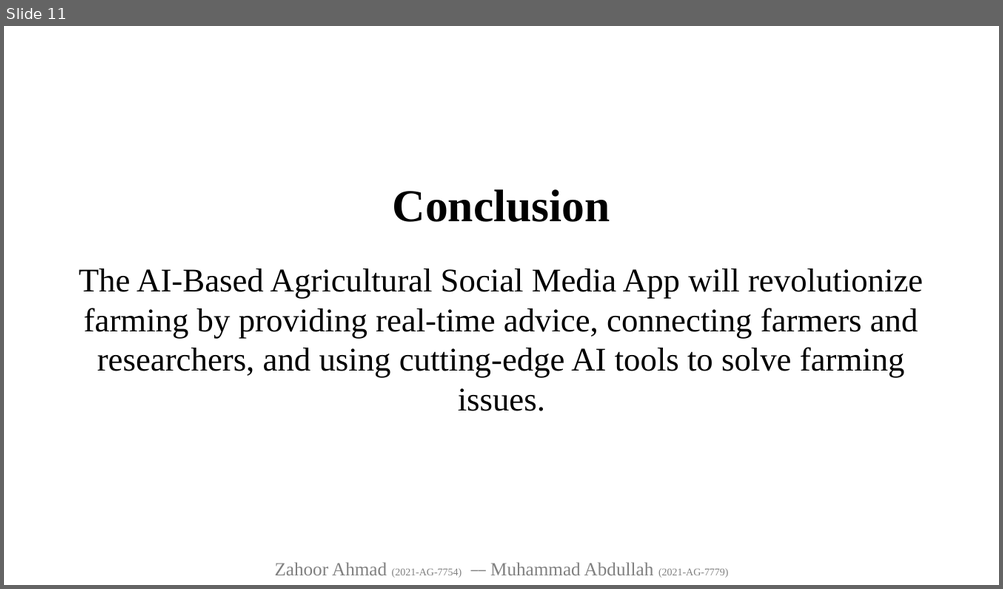
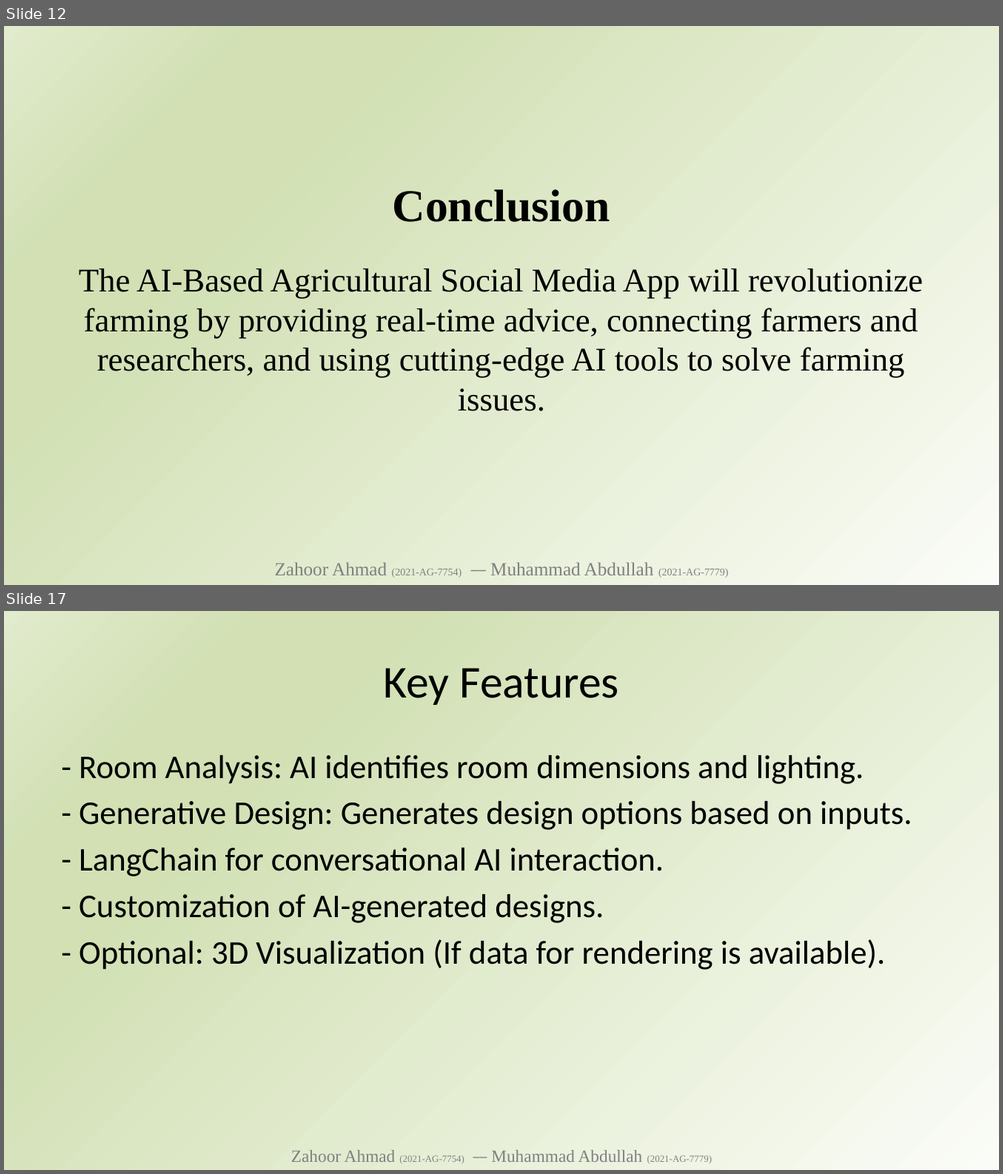
Before and after one commit to zahooronly/FYP, a slide deck: FYP AI Based Agricultural Social Media App Zahoor - Abdullah.pptx. Shown one above the other, each under a label of ours: slide 11 before the commit, slides 12 and 17 after it; the slides between them are not shown. The pictures are 1003x589 and 1003x1174 pixels, drawn with LibreOffice and Linux fonts; fonts in the diff are those of the drawing. Boxes give left, top, right and bottom in pixels: in the first picture for what was removed or moved away, otherwise in the second. Text is boxed around its words. In the diff, an @@ line names an element or a change of style, - is before the commit and + after.

```diff
--- a/FYP AI Based Agricultural Social Media App Zahoor - Abdullah.pptx
+++ b/FYP AI Based Agricultural Social Media App Zahoor - Abdullah.pptx
@@ slide 17 added at (4, 611, 999, 1170), background gradient #FAFCF7 to #D2E0B4 to #E1EBCD @@
@@ title added at (384, 668, 619, 705), 44 pt, text #000000 @@
+Key Features
@@ text added at (79, 755, 912, 970), 32 pt, text #000000 @@
+- Room Analysis: AI identifies room dimensions and lighting.
+- Generative Design: Generates design options based on inputs.
+- LangChain for conversational AI interaction.
+- Customization of AI-generated designs.
+- Optional: 3D Visualization (If data for rendering is available).
@@ text added at (291, 1150, 712, 1165), 16.6 pt, text #808080 @@
+Zahoor Ahmad (2021-AG-7754) ⎯⎯ Muhammad Abdullah (2021-AG-7779)
@@ what was slide 11 is now slide 12 @@
@@ slide 12 changed as well @@
@@ background #FFFFFF to gradient #FAFCF7 to #D2E0B4 to #E1EBCD @@
```
Also in this commit, not shown: 10 other slides changed, 11 other slides added, 1 other file.
